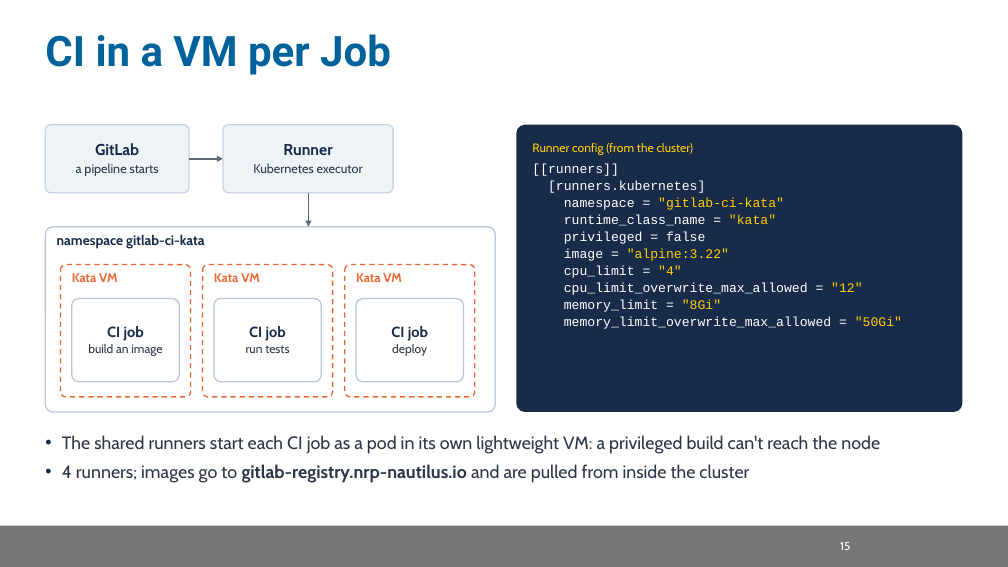
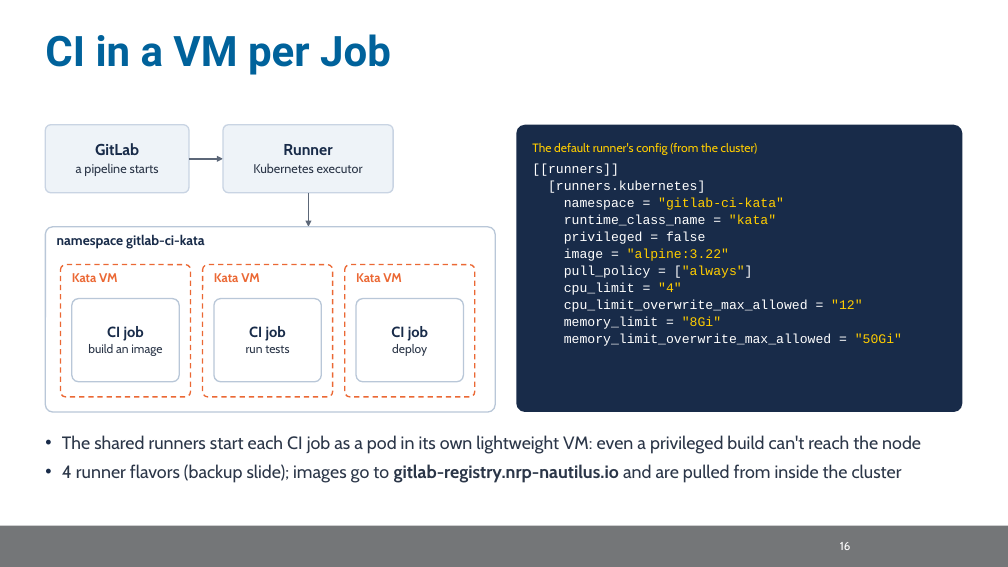
Before and after one commit to nrp-nautilus/nrp-training, a slide deck: slide 29 of trainings/scinet-sc26/slides/scinet-nrp.pptx (slide 21 before the commit). Drawn at 1008x567 pixels with LibreOffice and Linux fonts; fonts in the diff are those of the drawing; background and template pictures are left out. Boxes give left, top, right and bottom in pixels: in the first picture for what was removed or moved away, otherwise in the second. Text is boxed around its words. In the diff, an @@ line names an element or a change of style, - is before the commit and + after.

Commit message:
scinet-sc26: slide revisions, an agent in the demo, a presenter reference
- Slides advance by keys only; mouse clicks no longer change slides
- New slides: Containers and Kubernetes, How Services Get Deployed, Fitting
  Big Models on Contributed GPUs, What is a Namespace?, Runner Flavors (backup)
- Getting Traffic In redrawn to the real path (DNS, HAProxy ingress nodes,
  cert-manager; MetalLB for non-HTTP services); Policy, Network, Request path,
  Sharing GPUs and Multi-Node Serving step through with moving dots
- Owners get reservation taints, not a priority class; no billing wording
- Real Thanos panels and the MaDDash loss grid; Internet2 sites on the map
- Demo: no admin-only commands; new agent.ipynb with three read-only tools
- Slides split into section files; reference.md glossary for the presenter

```diff
--- a/trainings/scinet-sc26/slides/scinet-nrp.pptx
+++ b/trainings/scinet-sc26/slides/scinet-nrp.pptx
@@ text in rounded rectangle at [532, 143, 758, 155]: text changed @@
-Runner config (from the cluster)
+The default runner's config (from the cluster)
@@ text in rounded rectangle at [564, 266, 753, 278]: paragraph added @@
+pull_policy = ["always"]
@@ text at [62, 435, 921, 483]: text changed @@
-• The shared runners start each CI job as a pod in its own lightweight VM: a privileged build can't reach the node
-• 4 runners; images go to gitlab-registry.nrp-nautilus.io and are pulled from inside the cluster
+• The shared runners start each CI job as a pod in its own lightweight VM: even a privileged build can't reach the node
+• 4 runner flavors (backup slide); images go to gitlab-registry.nrp-nautilus.io and are pulled from inside the cluster
@@ text at [840, 542, 851, 550]: text changed @@
-15
+16
```
Also in this commit, not shown: 48 other slides changed, 19 slides added, 3 slides removed, 28 other files.
